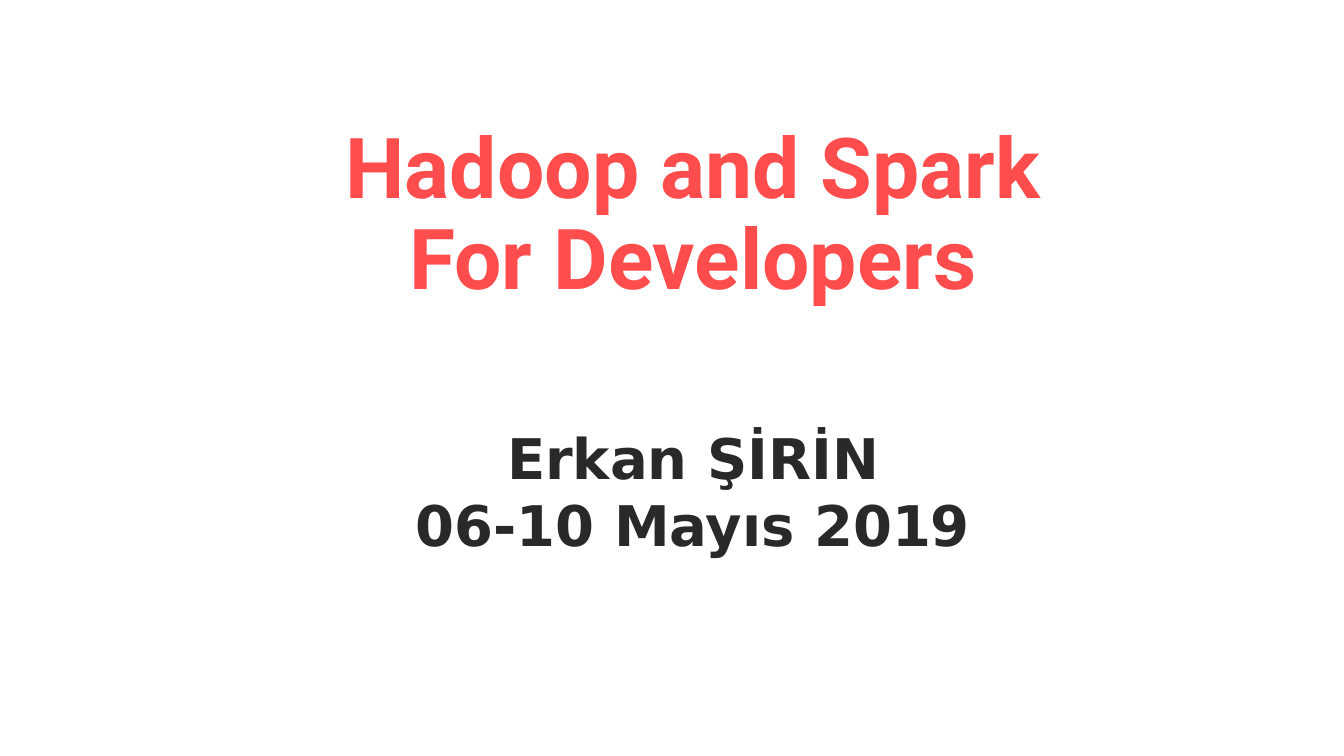
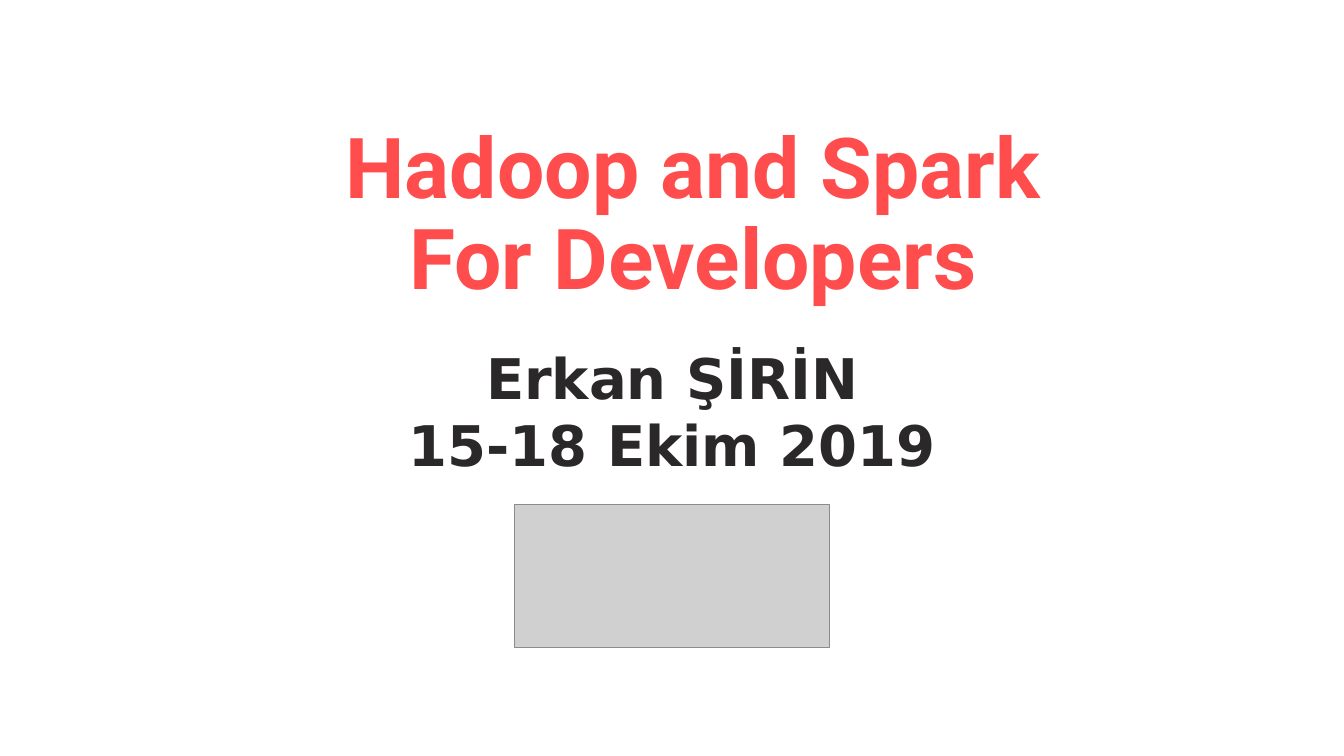
Before and after one commit to erkansirin78/hadoop-spark-for-developers, a slide deck: slide 1 of 00_acilis_hadoop-spark-for-developers.pptx. Drawn at 1344x756 pixels with LibreOffice and Linux fonts; fonts in the diff are those of the drawing; grey boxes stand for pictures. Boxes give left, top, right and bottom in pixels: in the first picture for what was removed or moved away, otherwise in the second. Text is boxed around its words. In the diff, an @@ line names an element or a change of style, - is before the commit and + after.

```diff
--- a/00_acilis_hadoop-spark-for-developers.pptx
+++ b/00_acilis_hadoop-spark-for-developers.pptx
@@ text "Erkan ŞİRİN": place and size @@
-text "Erkan ŞİRİN" at <box>416,433,970,558</box>
+text "Erkan ŞİRİN" at <box>409,356,935,467</box>
@@ text at <box>409,423,935,467</box>: text changed @@
-06-10 Mayıs 2019
+15-18 Ekim 2019
@@ picture added at <box>514,505,829,648</box> @@
```
Also in this commit, not shown: 2 other slides changed, 3 slides added, 1 slide removed, 3 other files.
